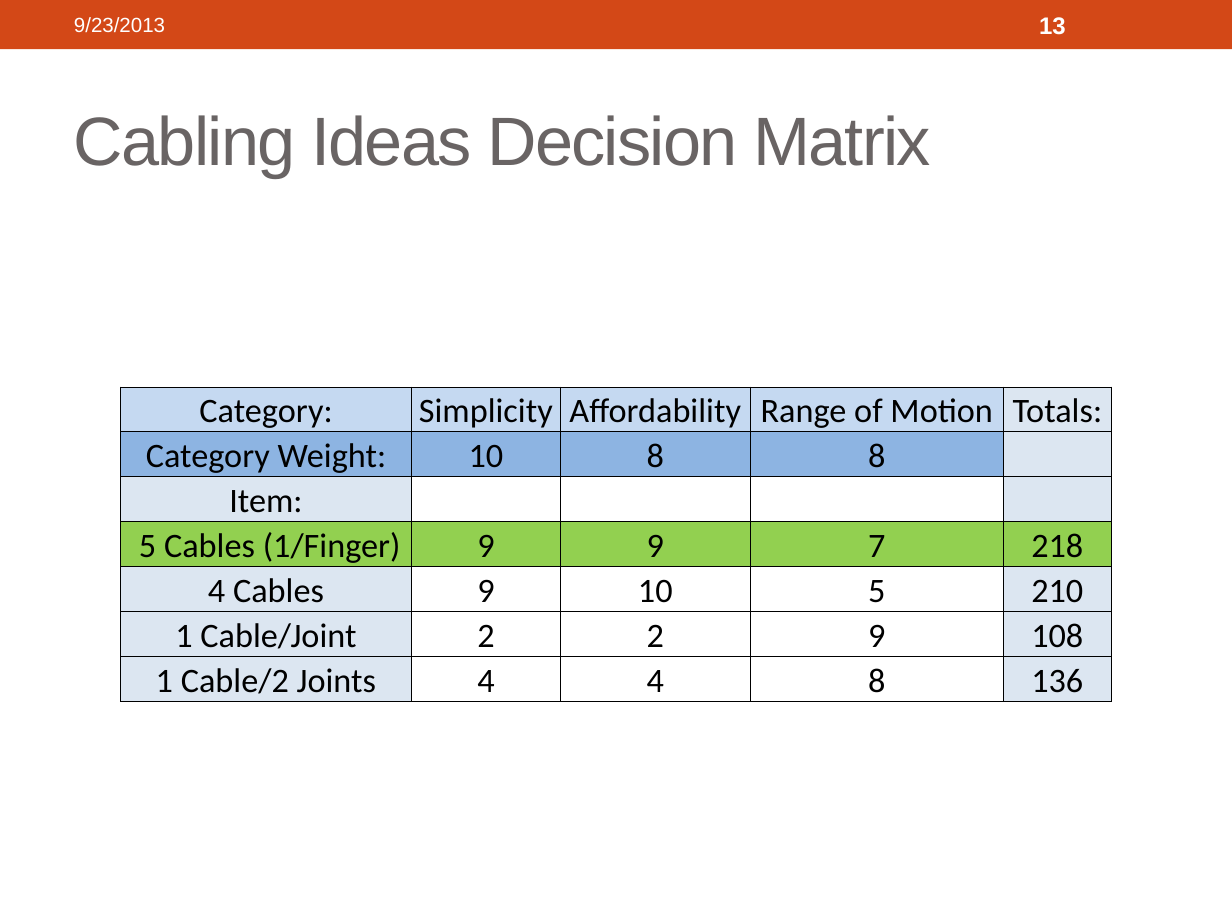
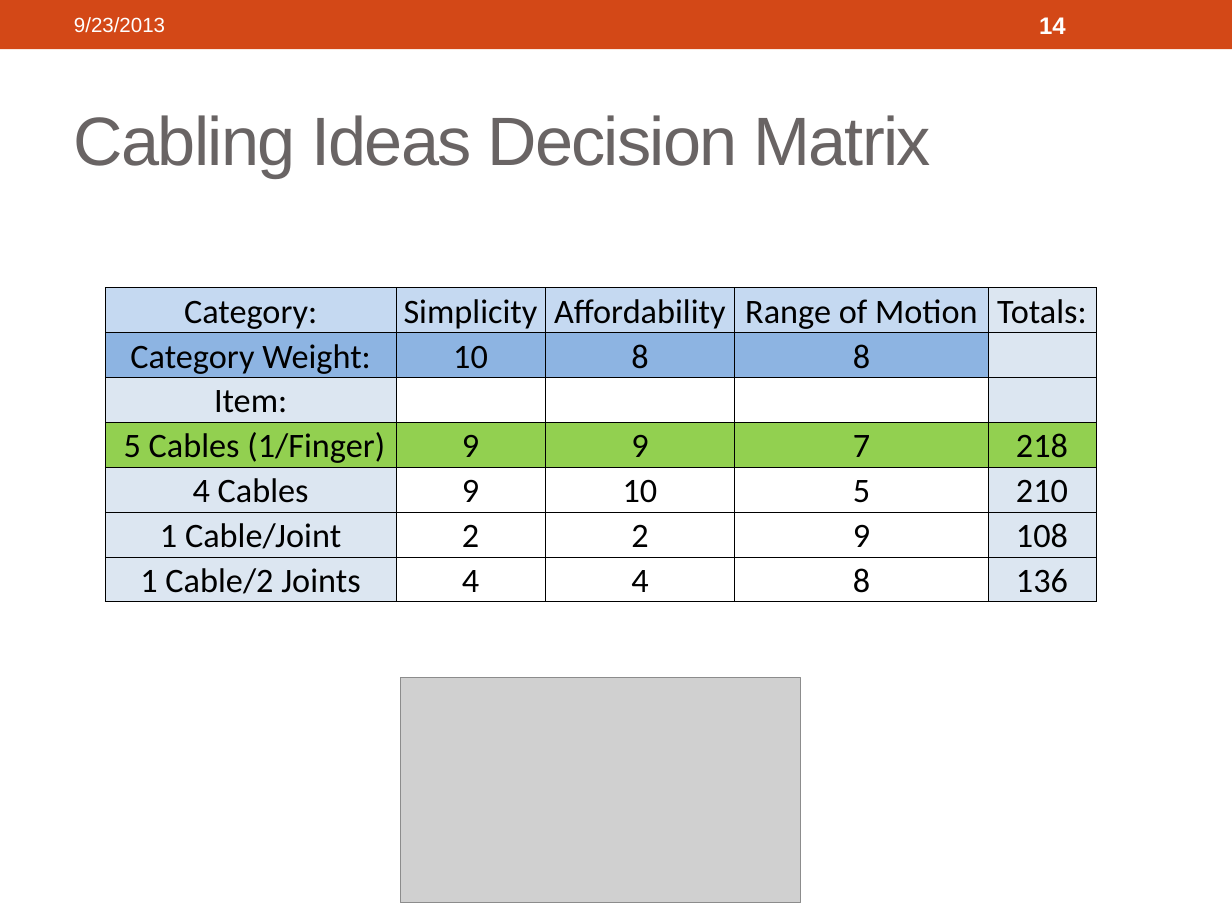
Before and after one commit to 3D-Printed-Granular-Jamming-Hand/3d-printed-granular-jamming-hand, a slide deck: slide 14 of ProgressReports/Presentation 1 Segments/3d-Printed Granular Jamming Hand.pptx (slide 13 before the commit). Drawn at 1232x924 pixels with LibreOffice and Linux fonts; fonts in the diff are those of the drawing; grey boxes stand for pictures. Boxes give left, top, right and bottom in pixels: in the first picture for what was removed or moved away, otherwise in the second. Text is boxed around its words. In the diff, an @@ line names an element or a change of style, - is before the commit and + after.

```diff
--- a/ProgressReports/Presentation 1 Segments/3d-Printed Granular Jamming Hand.pptx
+++ b/ProgressReports/Presentation 1 Segments/3d-Printed Granular Jamming Hand.pptx
@@ page number at [1039,17,1066,34]: text changed @@
-13
+14
@@ table: place and size @@
-table at [121,387,1112,701]
+table at [105,287,1096,601]
@@ picture added at [400,678,801,903] @@
```
Also in this commit, not shown: 4 other slides changed, 2 slides added.
